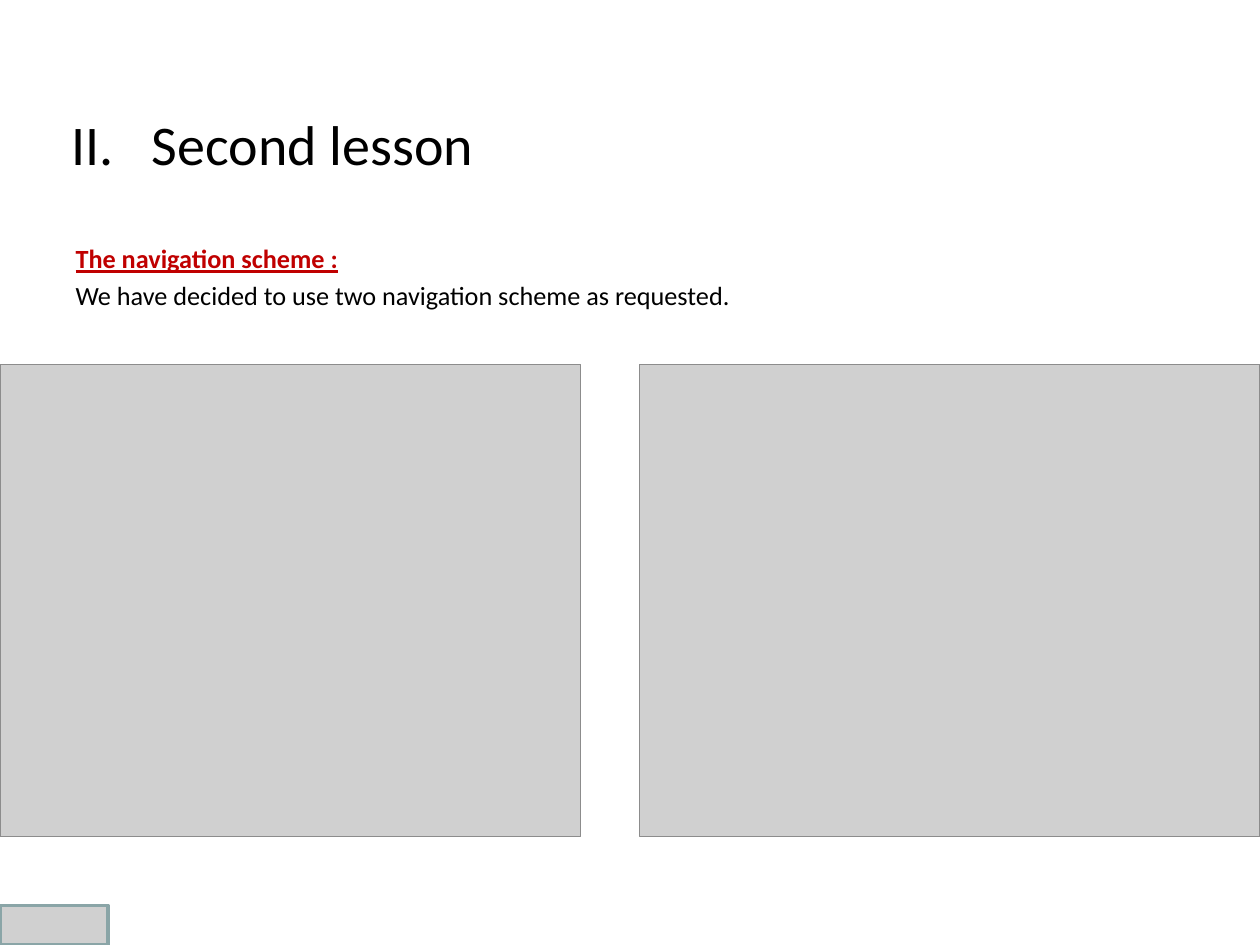
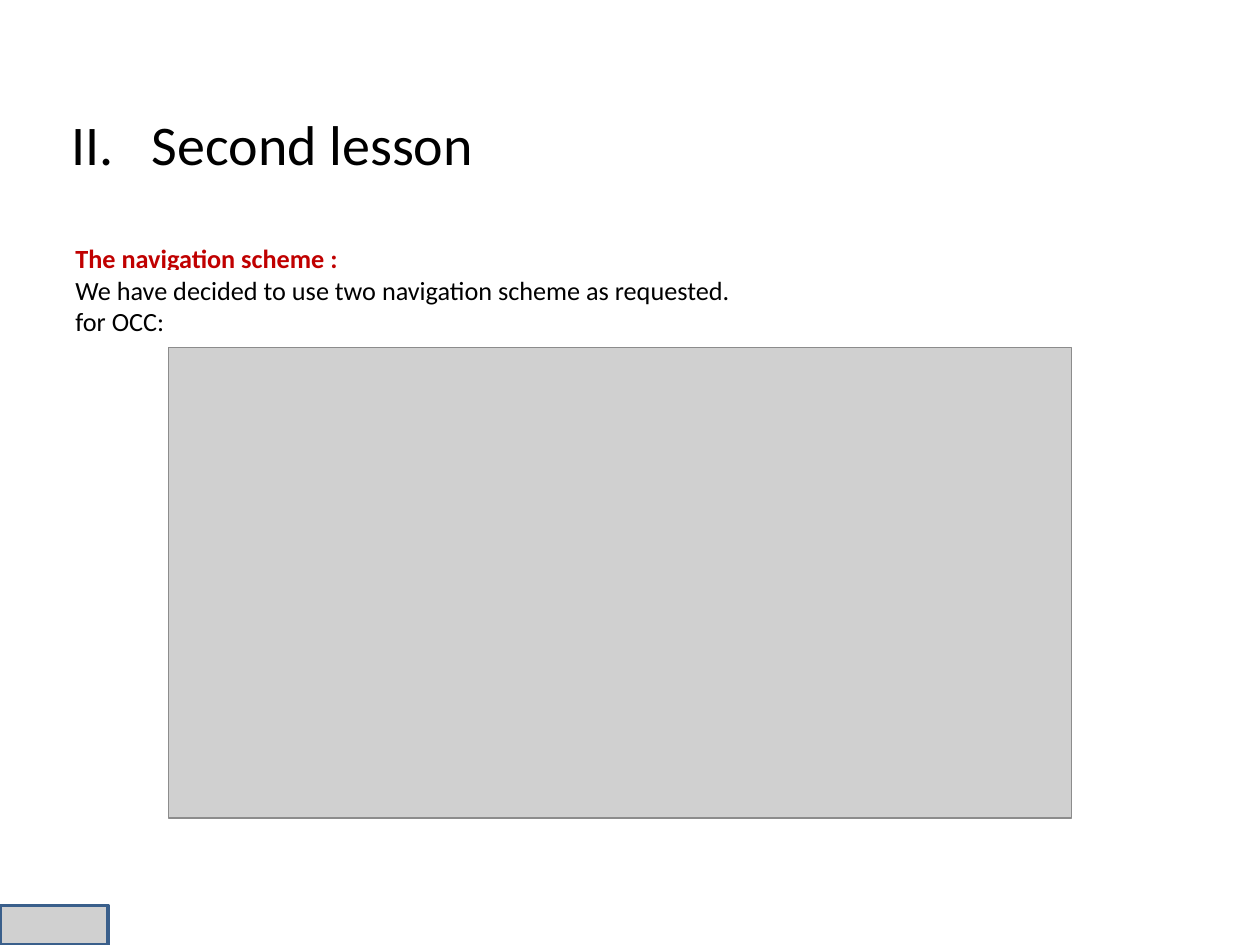
Before and after one commit to niss93/Preplane, a slide deck: slide 10 of Presentation.pptx. Drawn at 1260x945 pixels with LibreOffice and Linux fonts; fonts in the diff are those of the drawing; grey boxes stand for pictures; background and template pictures are left out. Boxes give left, top, right and bottom in pixels: in the first picture for what was removed or moved away, otherwise in the second. Text is boxed around its words. In the diff, an @@ line names an element or a change of style, - is before the commit and + after.

```diff
--- a/Presentation.pptx
+++ b/Presentation.pptx
@@ text at box(75, 249, 729, 305): indent changed; less space between paragraphs @@
@@ text at box(75, 313, 164, 331): paragraph added @@
+for OCC:
@@ picture added at box(169, 348, 1072, 819) @@
@@ picture removed at box(0, 364, 581, 837) @@
@@ picture removed at box(640, 364, 1260, 837) @@
```
Also in this commit, not shown: 14 other slides changed, 1 slide added.
